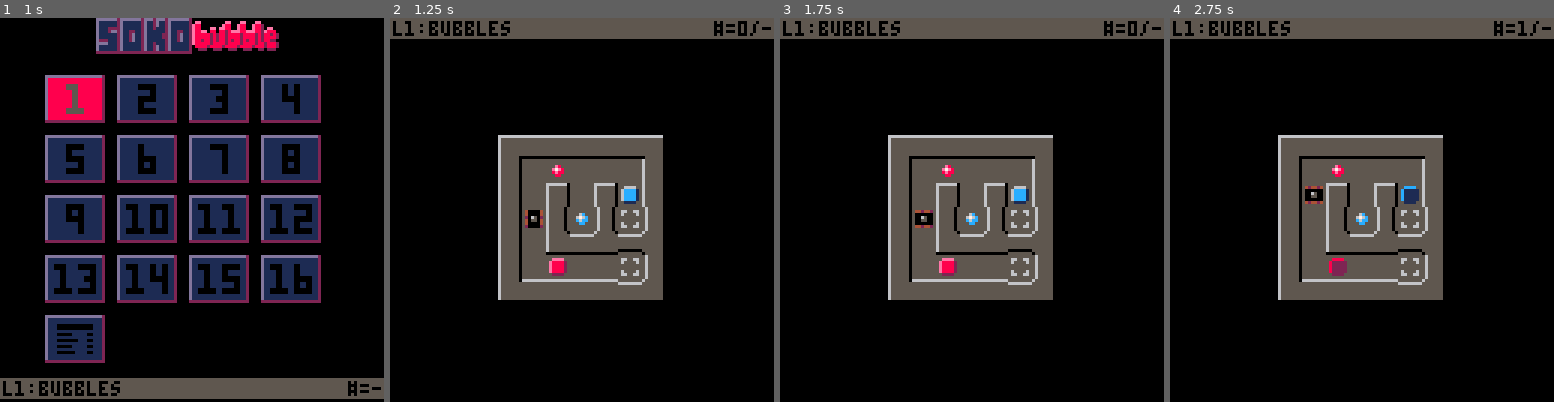
Above: before the commit, frames 1-4 (left to right).
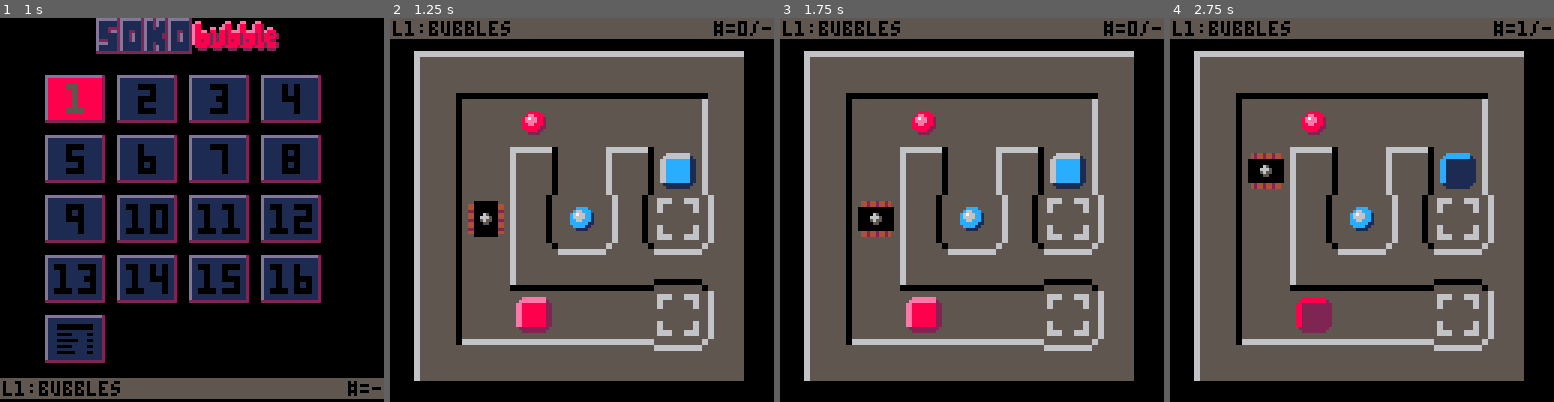
Above: after the commit, the same moments.

Repository: erwinbonsma/SokoBubbleP8
Game: PICO-8 cartridge sokobubble.p8
The game is run twice, just before and just after one commit, with the same random seed, the same clock (stepped at 60 frames per second) and the same inputs.
Inputs:
- Up to frame 1 (1 s): tap X (X key) at 0.33 s; tap O (Z key) at 0.7 s
- Up to frame 2 (1.25 s): tap X (X key) at 1.07 s
- Up to frame 3 (1.75 s): hold Right from 1.6 s (still down); tap O (Z key) at 1.7 s
- Up to frame 4 (2.75 s): tap X (X key) at 1.85 s; release Right at 2.1 s; tap O (Z key) at 2.1, 2.5 s; hold Up 2.15-2.42 s; hold Right from 2.47 s (still down)

Frame 1 is identical in both runs. In frame 2, 59% of the frame differs, in the area x 6-93%, y 8-95%; in frame 3, 59%; in frame 4, 59%.

Commit message:
Draw game using 16x16 sprites

Diff:
--- a/sokobubble.p8
+++ b/sokobubble.p8
@@ -99,6 +99,8 @@
 hi_colors={10,14,11,6}
 lo_colors={4,2,1,1}
 
+track_anim_colors={4,2,13}
+
 easymode=true
 
 function level_id(level_idx)
@@ -110,6 +112,32 @@
   level_defs[level_idx].id
   or level_idx
  )
+end
+
+function bubble_pal(idx)
+ if idx==nil then
+  pal(10,10)
+  pal(9,9)
+  pal(4,4)
+ elseif idx==-1 then
+  --any color (target only)
+  pal(9,6)
+ elseif idx<=4 then
+  --normal color
+  pal(10,hi_colors[idx])
+  pal(9,colors[idx])
+  pal(4,lo_colors[idx])
+ elseif idx<=8 then
+  --darkened
+  pal(10,colors[idx-4])
+  pal(9,lo_colors[idx-4])
+  pal(4,lo_colors[idx-4])
+ else
+  --hidden
+  pal(10,9)
+  pal(9,4)
+  pal(4,2)
+ end
 end
 
 function draw_level_info(
@@ -915,17 +943,19 @@
 function player:draw(game)
  local lvl=game.level
  local subrot=self.rot%90
- local row=(self.rot%180)\90
+ local d=(subrot+15)\30
+ local o=(self.rot%180)\90
  local si
- if subrot==0 then
-  si=16+row*16+self.sd
+ if subrot==0 or d%3==0 then
+  si=164+2*((o+d\3)%2)
+  for i=1,3 do
+   pal(
+    track_anim_colors[i],
+    (i+self.sd)%3==0 and 2 or 4
+   )
+  end
  else
-  local d=(subrot+15)\30
-  if d==0 or d==3 then
-   si=16+((row+d\3)%2)*16+self.sd
-  else
-   si=16+row*16+2+d
-  end
+  si=168+(o*2+d-1)*2
  end
 
  local idx=self.bubble
@@ -943,8 +973,9 @@
 
  spr(
   si,
-  lvl.sx0+self.sx,
-  lvl.sy0+self.sy
+  lvl.sx0+self.sx*2,
+  lvl.sy0+self.sy*2,
+  2,2
  )
  pal()
 end
@@ -964,8 +995,8 @@
  o.y0=lvl_def.mapdef[2]
  o.ncols=lvl_def.mapdef[3]
  o.nrows=lvl_def.mapdef[4]
- o.sx0=64-4*o.ncols
- o.sy0=67-4*o.nrows
+ o.sx0=64-8*o.ncols
+ o.sy0=67-8*o.nrows
  o.lvl_def=lvl_def
 
  o.id=level_id(lvl_index)
@@ -1048,10 +1079,16 @@
 function level:_draw_fixed(game)
  for x=0,self.ncols-1 do
   for y=0,self.nrows-1 do
+   local sx=self.sx0+x*16
+   local sy=self.sy0+y*16
+   rectfill(sx,sy,sx+15,sy+15,5)
+
    local si=self:_sprite(x,y)
-   local dsi=0
    if fget(si,flag_wall) then
-    dsi=si
+    sspr(
+     (si%16)*8,(si\16)*8,8,8,
+     sx,sy,16,16
+    )
    elseif fget(si,flag_tgt) then
     local c=tgt_color(si)
     local viz=(
@@ -1059,27 +1096,13 @@
      or game.player.bubble==c
      or c==-1
     )
-    if self:_box_on_tgt_at(
-     x,y,game
-    ) then
-     if c==-1 then
-      dsi=109
-     elseif viz then
-      dsi=c*16+62
-     else
-      dsi=125
-     end
-    elseif viz or easymode then
-     dsi=si
+    if viz or easymode then
+     bubble_pal(c)
     else
-     dsi=93
+     bubble_pal(9)
     end
-   end
-   local sx=self.sx0+x*8
-   local sy=self.sy0+y*8
-   rectfill(sx,sy,sx+7,sy+7,5)
-   if dsi!=0 then
-    spr(dsi,sx,sy)
+    spr(162,sx,sy,2,2)
+    bubble_pal()
    end
   end
  end
@@ -1087,23 +1110,26 @@
 
 function level:_draw_boxes(game)
  for box in all(game.boxes) do
-  local si
+  local c
   if (
    game.mov_cnt==0
    or game.player.bubble==box.c
   ) then
-   si=48+box.c*16
+   c=box.c
   elseif easymode then
-   si=55+box.c*16
+   c=box.c+4
   else
-   si=127
-  end
+   c=9
+  end
+  bubble_pal(c)
   spr(
-   si,
-   self.sx0+box.sx,
-   self.sy0+box.sy
+   160,
+   self.sx0+box.sx*2,
+   self.sy0+box.sy*2,
+   2,2
   )
  end
+ bubble_pal()
 end
 
 function level:_draw_bubbles()
@@ -1111,11 +1137,11 @@
   for y=0,self.nrows-1 do
    local si=self:_sprite(x,y)
    if fget(si,flag_bub) then
-    local c=bub_color(si)
+    bubble_pal(bub_color(si))
     spr(
-     c*16+54,
-     self.sx0+x*8,
-     self.sy0+y*8
+     21,
+     self.sx0+x*16+4,
+     self.sy0+y*16+4
     )
    end
   end
@@ -1176,6 +1202,7 @@
  _statsview=statsview:new()
 
  scene=_title
+ --start_level(17)
 end
 
 function _update60()
Not shown, changed: 25 lines of the sprite sheet (__gfx__) section of sokobubble.p8
